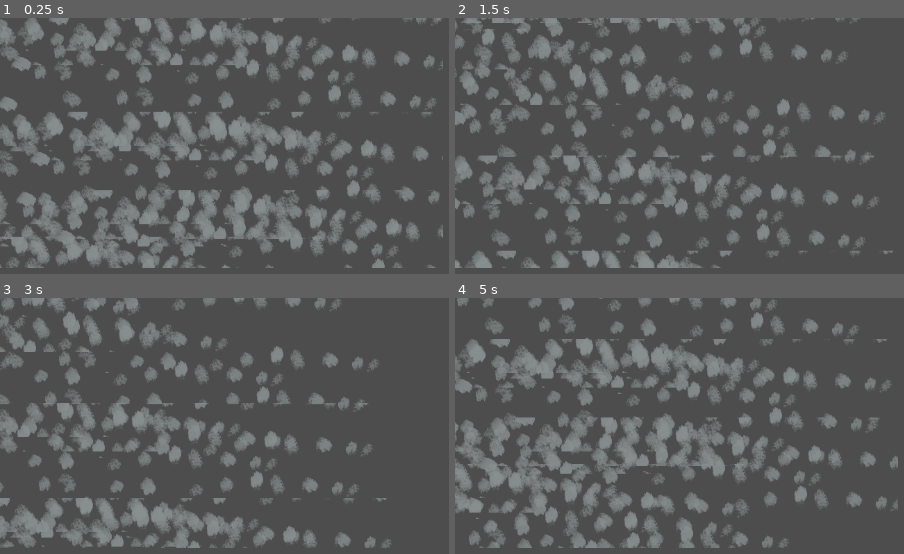
Above: before the commit, frames 1-4 (two rows, left to right).
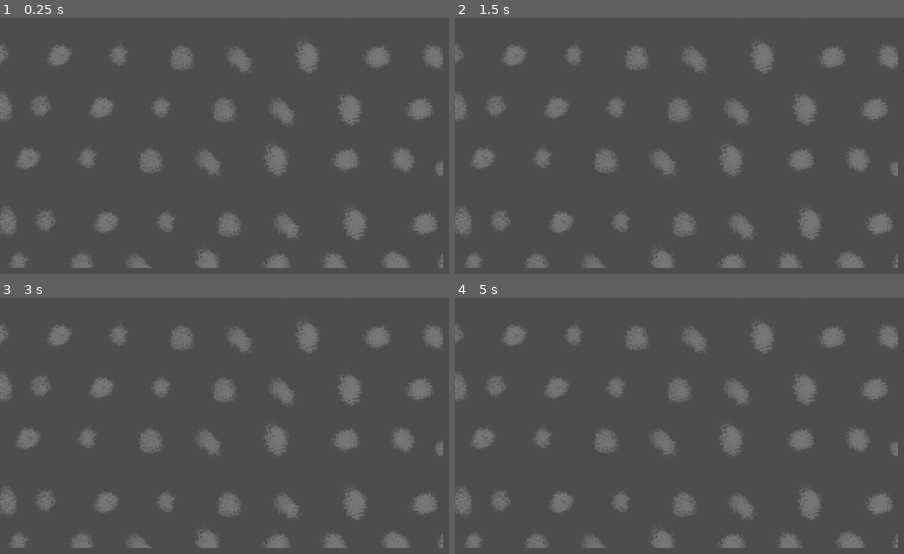
Above: after the commit, the same moments.

Repository: rainy-day-game/Project-Freeze
Game: Godot game, scene res://Snow.tscn
The game is run twice, just before and just after one commit, with the same random seed, the same clock (stepped at 60 frames per second) and the same inputs. This scene is started directly instead of the project's main scene.
Inputs:
- Up to frame 1 (0.25 s): no input
- Up to frame 2 (1.5 s): tap Enter (ui_accept) at 0.5, 0.77 s; hold Right (ui_right) from 0.53 s (still down)
- Up to frame 3 (3 s): tap Enter (ui_accept) at 1.52 s; release Right (ui_right) at 2.03 s; hold Left (ui_left) 2.03-2.78 s; hold Right (ui_right) from 2.78 s (still down)
- Up to frame 4 (5 s): tap Enter (ui_accept) at 3.02, 3.77, 4.52 s; release Right (ui_right) at 4.28 s; hold Left (ui_left) from 4.28 s (still down)

The runs differ from the first frame. In frame 1, 32% of the frame differs, in the area x 0-99%, y 0-98%; in frame 2, 24%; in frame 3, 24%; in frame 4, 30%.

Commit message:
re-made snow effect

Diff:
--- a/Player.tscn
+++ b/Player.tscn
@@ -169,7 +169,7 @@
 scale = Vector2(1.67188, 1.67188)
 sprite_frames = SubResource("SpriteFrames_yqn7q")
 animation = &"idle right"
-frame_progress = 0.177623
+frame_progress = 0.606925
 
 [node name="CollisionShape2D" type="CollisionShape2D" parent="."]
 position = Vector2(44, -52)
--- a/Snow.tscn
+++ b/Snow.tscn
@@ -1,24 +1,100 @@
-[gd_scene load_steps=6 format=3 uid="uid://c1de5scj173j1"]
+[gd_scene load_steps=25 format=3 uid="uid://c1de5scj173j1"]
 
-[ext_resource type="Texture2D" uid="uid://j5djthff4as5" path="res://art assets/snow fall effect/Snowfall images/snow fall_0000.png" id="1_kylvu"]
-[ext_resource type="Texture2D" uid="uid://cp2oidclamlpi" path="res://art assets/snow fall effect/Snowfall images/snow fall_0001.png" id="2_eldki"]
-[ext_resource type="Texture2D" uid="uid://ni6kd5hn0o68" path="res://art assets/snow fall effect/Snowfall images/snow fall_0002.png" id="3_pkxj4"]
-[ext_resource type="Texture2D" uid="uid://b34p1m1hrf1lt" path="res://art assets/snow fall effect/Snowfall images/snow fall_0004.png" id="4_w6bcg"]
+[ext_resource type="Texture2D" uid="uid://dfbge0lr4ci1c" path="res://art assets/snow fall effect/Snowfall images/snow fall effect_0000.png" id="1_sgyke"]
+[ext_resource type="Texture2D" uid="uid://cpekud0whdwur" path="res://art assets/snow fall effect/Snowfall images/snow fall effect_0001.png" id="2_03y3p"]
+[ext_resource type="Texture2D" uid="uid://byc50as32s3xp" path="res://art assets/snow fall effect/Snowfall images/snow fall effect_0002.png" id="3_3u03r"]
+[ext_resource type="Texture2D" uid="uid://bwhdxysqyr4sh" path="res://art assets/snow fall effect/Snowfall images/snow fall effect_0003.png" id="4_j5vxo"]
+[ext_resource type="Texture2D" uid="uid://dmsxfwiwgew0k" path="res://art assets/snow fall effect/Snowfall images/snow fall effect_0004.png" id="5_asxka"]
+[ext_resource type="Texture2D" uid="uid://b47ym5t055w0l" path="res://art assets/snow fall effect/Snowfall images/snow fall effect_0005.png" id="6_xnbs6"]
+[ext_resource type="Texture2D" uid="uid://cynkmw70un05r" path="res://art assets/snow fall effect/Snowfall images/snow fall effect_0006.png" id="7_m3b4v"]
+[ext_resource type="Texture2D" uid="uid://18yb2du2uvl6" path="res://art assets/snow fall effect/Snowfall images/snow fall effect_0007.png" id="8_jkoy1"]
+[ext_resource type="Texture2D" uid="uid://cq2qsh50jees1" path="res://art assets/snow fall effect/Snowfall images/snow fall effect_0008.png" id="9_2gn7f"]
+[ext_resource type="Texture2D" uid="uid://5q1s5ojm1haw" path="res://art assets/snow fall effect/Snowfall images/snow fall effect_0009.png" id="10_414ql"]
+[ext_resource type="Texture2D" uid="uid://d3fsvtdkw033f" path="res://art assets/snow fall effect/Snowfall images/snow fall effect_0010.png" id="11_pislm"]
+[ext_resource type="Texture2D" uid="uid://dwmfdit63bdx1" path="res://art assets/snow fall effect/Snowfall images/snow fall effect_0011.png" id="12_x0i7i"]
+[ext_resource type="Texture2D" uid="uid://deithxd87kgvw" path="res://art assets/snow fall effect/Snowfall images/snow fall effect_0012.png" id="13_5to0l"]
+[ext_resource type="Texture2D" uid="uid://lgov5x4gujvc" path="res://art assets/snow fall effect/Snowfall images/snow fall effect_0013.png" id="14_ne6vh"]
+[ext_resource type="Texture2D" uid="uid://bwbdt6jm2okv7" path="res://art assets/snow fall effect/Snowfall images/snow fall effect_0014.png" id="15_aartw"]
+[ext_resource type="Texture2D" uid="uid://dsqablhh6damk" path="res://art assets/snow fall effect/Snowfall images/snow fall effect_0015.png" id="16_jc5bj"]
+[ext_resource type="Texture2D" uid="uid://pt0ov8o3ydy6" path="res://art assets/snow fall effect/Snowfall images/snow fall effect_0016.png" id="17_h77hn"]
+[ext_resource type="Texture2D" uid="uid://da0r2xhh71aa1" path="res://art assets/snow fall effect/Snowfall images/snow fall effect_0017.png" id="18_iqr0y"]
+[ext_resource type="Texture2D" uid="uid://dvud18rvso62a" path="res://art assets/snow fall effect/Snowfall images/snow fall effect_0018.png" id="19_f1h7m"]
+[ext_resource type="Texture2D" uid="uid://cv77phsmf0rbn" path="res://art assets/snow fall effect/Snowfall images/snow fall effect_0019.png" id="20_01yjf"]
+[ext_resource type="Texture2D" uid="uid://78lstf55sr0n" path="res://art assets/snow fall effect/Snowfall images/snow fall effect_0020.png" id="21_o448b"]
+[ext_resource type="Texture2D" uid="uid://lgiba5ndyft" path="res://art assets/snow fall effect/Snowfall images/snow fall effect_0021.png" id="22_65n3m"]
+[ext_resource type="Texture2D" uid="uid://d2iim6ttxfe38" path="res://art assets/snow fall effect/Snowfall images/snow fall effect_0022.png" id="23_rtcwk"]
 
 [sub_resource type="SpriteFrames" id="SpriteFrames_d83cj"]
 animations = [{
 "frames": [{
 "duration": 1.0,
-"texture": ExtResource("1_kylvu")
+"texture": ExtResource("1_sgyke")
 }, {
 "duration": 1.0,
-"texture": ExtResource("2_eldki")
+"texture": ExtResource("2_03y3p")
 }, {
 "duration": 1.0,
-"texture": ExtResource("3_pkxj4")
+"texture": ExtResource("3_3u03r")
 }, {
 "duration": 1.0,
-"texture": ExtResource("4_w6bcg")
+"texture": ExtResource("4_j5vxo")
+}, {
+"duration": 1.0,
+"texture": ExtResource("5_asxka")
+}, {
+"duration": 1.0,
+"texture": ExtResource("6_xnbs6")
+}, {
+"duration": 1.0,
+"texture": ExtResource("7_m3b4v")
+}, {
+"duration": 1.0,
+"texture": ExtResource("8_jkoy1")
+}, {
+"duration": 1.0,
+"texture": ExtResource("9_2gn7f")
+}, {
+"duration": 1.0,
+"texture": ExtResource("10_414ql")
+}, {
+"duration": 1.0,
+"texture": ExtResource("11_pislm")
+}, {
+"duration": 1.0,
+"texture": ExtResource("12_x0i7i")
+}, {
+"duration": 1.0,
+"texture": ExtResource("13_5to0l")
+}, {
+"duration": 1.0,
+"texture": ExtResource("14_ne6vh")
+}, {
+"duration": 1.0,
+"texture": ExtResource("15_aartw")
+}, {
+"duration": 1.0,
+"texture": ExtResource("16_jc5bj")
+}, {
+"duration": 1.0,
+"texture": ExtResource("17_h77hn")
+}, {
+"duration": 1.0,
+"texture": ExtResource("18_iqr0y")
+}, {
+"duration": 1.0,
+"texture": ExtResource("19_f1h7m")
+}, {
+"duration": 1.0,
+"texture": ExtResource("20_01yjf")
+}, {
+"duration": 1.0,
+"texture": ExtResource("21_o448b")
+}, {
+"duration": 1.0,
+"texture": ExtResource("22_65n3m")
+}, {
+"duration": 1.0,
+"texture": ExtResource("23_rtcwk")
 }],
 "loop": true,
 "name": &"snowfall",
@@ -30,4 +106,4 @@
 position = Vector2(-2, 0)
 sprite_frames = SubResource("SpriteFrames_d83cj")
 animation = &"snowfall"
-autoplay = "snowfall"
+frame_progress = 0.074664
Binary file added: art assets/snow fall effect/Snowfall images/snow fall effect_0000.png
Not shown, changed: art assets/snow fall effect/Snowfall images/snow fall effect_0000.png.import
Binary file added: art assets/snow fall effect/Snowfall images/snow fall effect_0001.png
Not shown, added: art assets/snow fall effect/Snowfall images/snow fall effect_0001.png.import
Binary file added: art assets/snow fall effect/Snowfall images/snow fall effect_0002.png
Not shown, changed: art assets/snow fall effect/Snowfall images/snow fall effect_0002.png.import
Binary file added: art assets/snow fall effect/Snowfall images/snow fall effect_0003.png
Not shown, changed: art assets/snow fall effect/Snowfall images/snow fall effect_0003.png.import
Binary file added: art assets/snow fall effect/Snowfall images/snow fall effect_0004.png
Not shown, added: art assets/snow fall effect/Snowfall images/snow fall effect_0004.png.import
Binary file added: art assets/snow fall effect/Snowfall images/snow fall effect_0005.png
Not shown, added: art assets/snow fall effect/Snowfall images/snow fall effect_0005.png.import
(and 41 more such lines)
